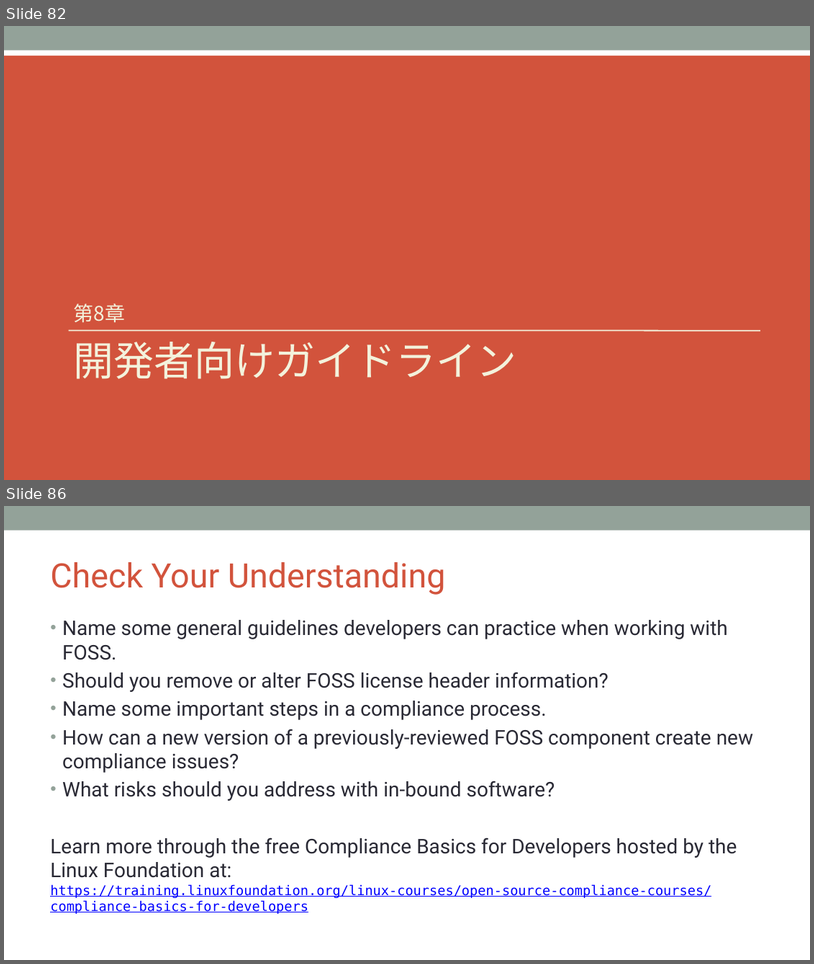
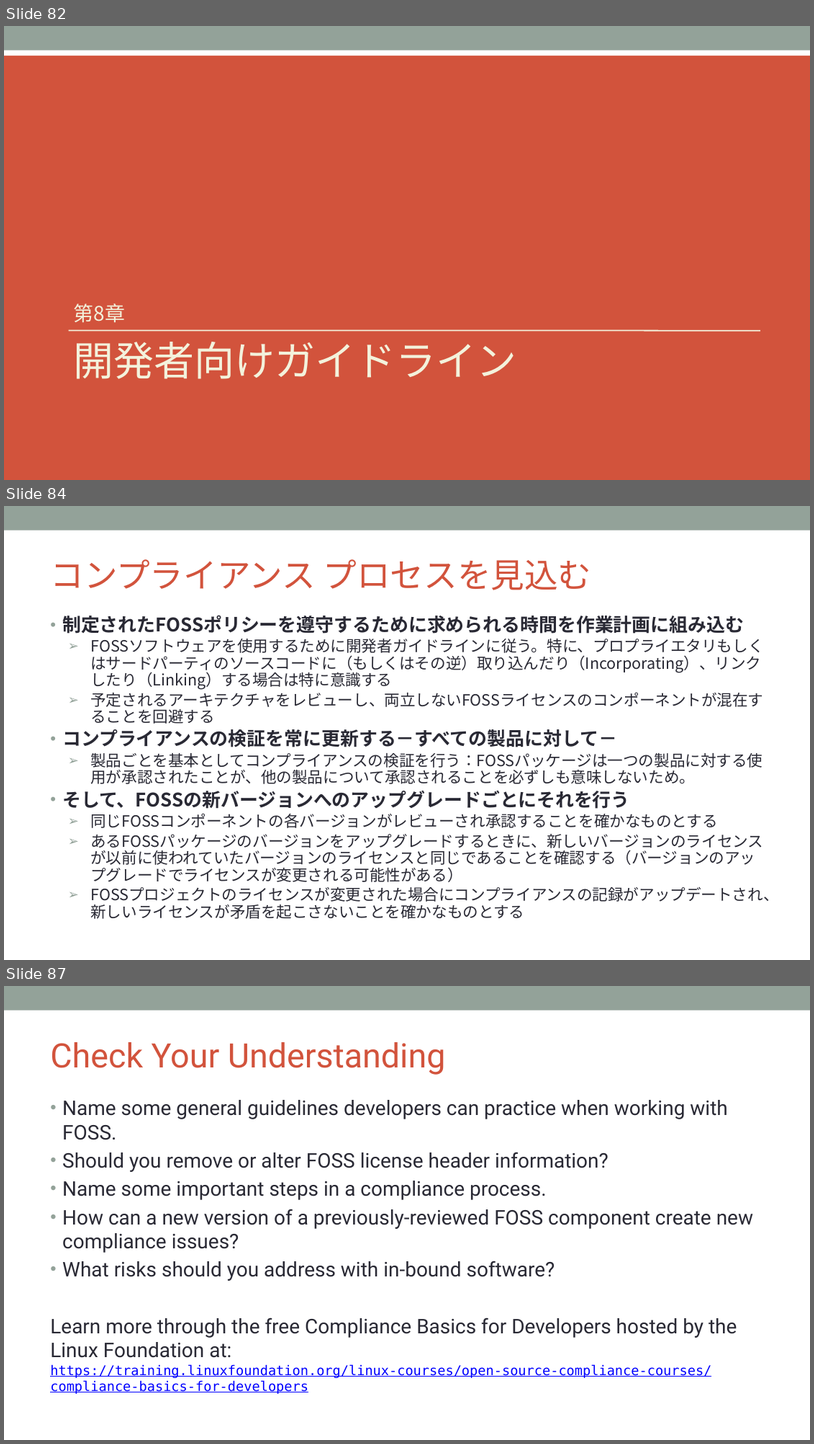
Before and after one commit to OpenChain-Project/Curriculum-Translation-JP, a slide deck: REVIEW/Version_for_v1.1/openchain-curriculum-for-1-1_JP_review_tani.pptx. Shown one above the other, each under a label of ours: slides 82 and 86 before the commit, slides 82, 84 and 87 after it; the slides between them are not shown. The pictures are 814x964 and 814x1444 pixels, drawn with LibreOffice and Linux fonts; fonts in the diff are those of the drawing; background and template pictures are left out. Boxes give left, top, right and bottom in pixels: in the first picture for what was removed or moved away, otherwise in the second. Text is boxed around its words. In the diff, an @@ line names an element or a change of style, - is before the commit and + after.

```diff
--- a/REVIEW/Version_for_v1.1/openchain-curriculum-for-1-1_JP_review_tani.pptx
+++ b/REVIEW/Version_for_v1.1/openchain-curriculum-for-1-1_JP_review_tani.pptx
@@ slide 84 added at bbox=[4, 506, 810, 960], background #FFFFFF; not listed: 1 template element that a slide beside it also shows @@
@@ title added at bbox=[50, 559, 592, 590], 40 pt, text #D2533C @@
+コンプライアンス プロセスを見込む
@@ text added at bbox=[62, 615, 779, 919], 18.5 pt, text #292934 @@
+• 制定されたFOSSポリシーを遵守するために求められる時間を作業計画に組み込む
+  ➢ FOSSソフトウェアを使用するために開発者ガイドラインに従う。特に、プロプライエタリもしくはサードパーティのソースコードに（もしくはその逆）取り込んだり（Incorporating）、リンクしたり（Linking）する場合は特に意識する
+  ➢ 予定されるアーキテクチャをレビューし、両立しないFOSSライセンスのコンポーネントが混在することを回避する
+• コンプライアンスの検証を常に更新する－すべての製品に対して－
+  ➢ 製品ごとを基本としてコンプライアンスの検証を行う：FOSSパッケージは一つの製品に対する使用が承認されたことが、他の製品について承認されることを必ずしも意味しないため。
+• そして、FOSSの新バージョンへのアップグレードごとにそれを行う
+  ➢ 同じFOSSコンポーネントの各バージョンがレビューされ承認することを確かなものとする
+  ➢ あるFOSSパッケージのバージョンをアップグレードするときに、新しいバージョンのライセンスが以前に使われていたバージョンのライセンスと同じであることを確認する（バージョンのアップグレードでライセンスが変更される可能性がある）
+  ➢ FOSSプロジェクトのライセンスが変更された場合にコンプライアンスの記録がアップデートされ、新しいライセンスが矛盾を起こさないことを確かなものとする
@@ what was slide 86 is now slide 87 @@
```
Also in this commit, not shown: 4 slides changed, 3 other slides added, 3 slides removed.
